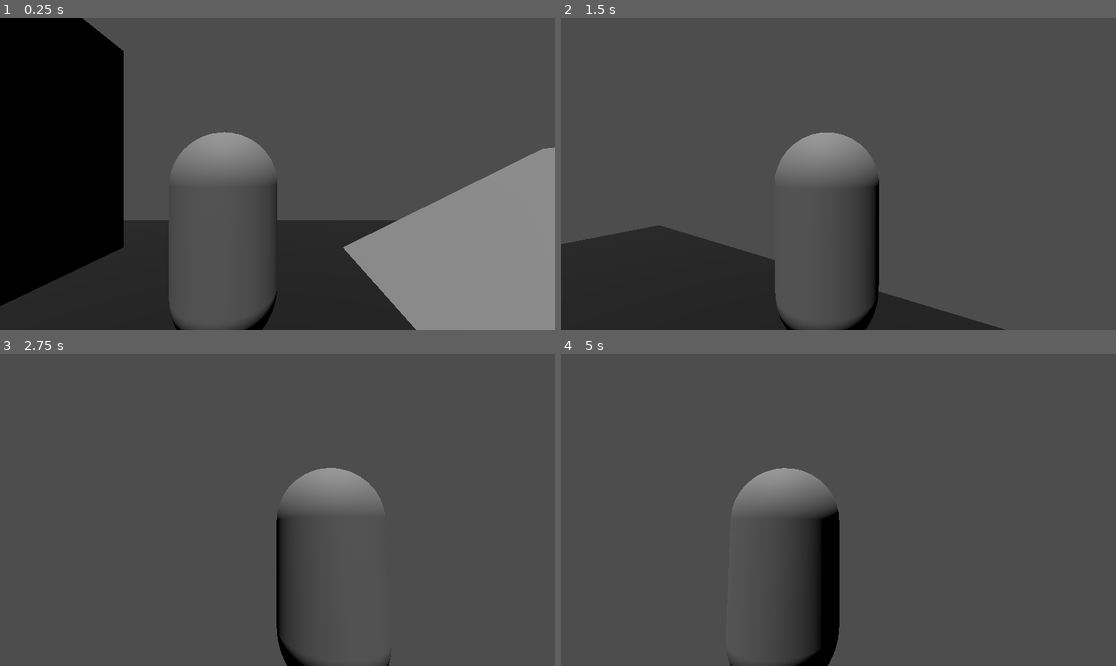
Above: before the commit, frames 1-4 (two rows, left to right).
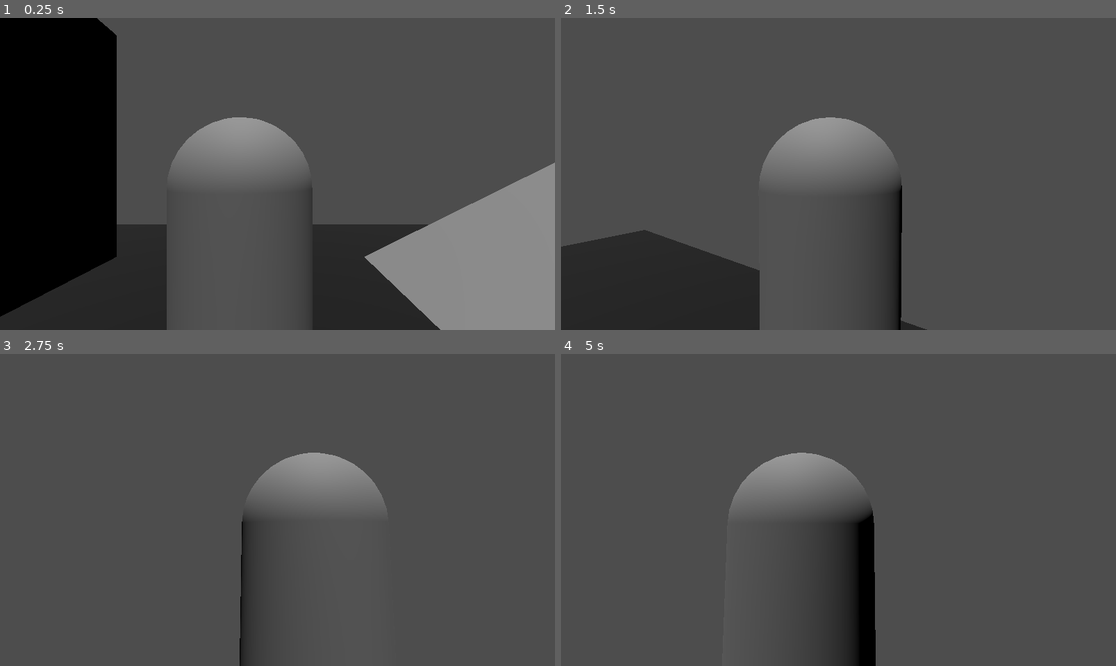
Above: after the commit, the same moments.

Repository: nikolastyllis/upgraded-umbrella
Game: Godot game, scene res://player_controller_testing.tscn
Same seed, same stepped clock (60 frames per second), same inputs: the game is played once before the commit and once after it. The project has no main scene, so this scene is started directly.
Inputs (mouse positions are in pixels of both pictures, inside the frame that each line leads up to):
- Up to frame 1 (0.25 s): no input
- Up to frame 2 (1.5 s): tap Enter (ui_accept) at 0.5, 0.77 s; move the mouse to (866, 174) at 0.52 s; hold W (up) from 0.53 s (still down); tap V (camera) at 0.6, 1.35 s; move the mouse to (810, 174) at 1.27 s
- Up to frame 3 (2.75 s): keep holding W (up); tap Enter (ui_accept) at 1.52 s; move the mouse to (288, 503) at 2.02 s; tap V (camera) at 2.1 s
- Up to frame 4 (5 s): keep holding W (up); move the mouse to (832, 516) at 2.77 s; tap V (camera) at 2.85, 3.6, 4.35 s; tap Enter (ui_accept) at 3.02, 3.77, 4.52 s; move the mouse to (877, 513) at 3.52 s; move the mouse to (794, 506) at 4.27 s

The runs differ from the first frame. In frame 1, 9.1% of the frame differs, in the area x 0-100%, y 0-100%; in frame 2, 6.0%; in frame 3, 3.3%; in frame 4, 6.9%.

Commit message:
Updated camera position

Diff:
--- a/bad-ideas-game-jam/player_controller_testing.tscn
+++ b/bad-ideas-game-jam/player_controller_testing.tscn
@@ -42,16 +42,16 @@
 shape = SubResource("CapsuleShape3D_myya0")
 
 [node name="CameraPosition1" type="Node3D" parent="Player" unique_id=1064045627]
-transform = Transform3D(1, 0, 0, 0, 1, 0, 0, 0, 1, 0.5, 0.6, 0)
+transform = Transform3D(1, 0, 0, 0, 1, 0, 0, 0, 1, 0.25, 0.6, 0)
 
 [node name="CameraPosition2" type="Node3D" parent="Player" unique_id=1722601413]
-transform = Transform3D(1, 0, 0, 0, 1, 0, 0, 0, 1, -0.5, 0.6, 0)
+transform = Transform3D(1, 0, 0, 0, 1, 0, 0, 0, 1, -0.25, 0.6, 0)
 
 [node name="CameraOrigin" type="Node3D" parent="Player" unique_id=1694108831]
 transform = Transform3D(1, 0, 0, 0, 1, 0, 0, 0, 1, 0.5, 0.6, 0)
 
 [node name="SpringArm3D" type="SpringArm3D" parent="Player/CameraOrigin" unique_id=2018105628]
-spring_length = 2.0
+spring_length = 1.5
 margin = 0.5
 
 [node name="Camera3D" type="Camera3D" parent="Player/CameraOrigin/SpringArm3D" unique_id=1779981953]
